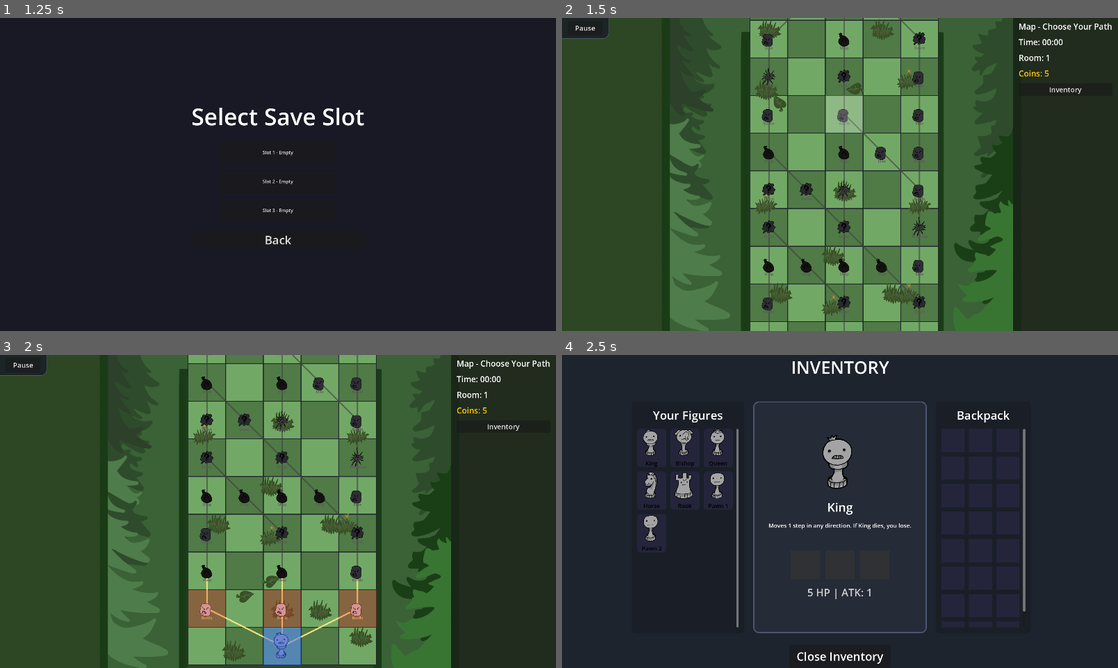
Above: before the commit, frames 1-4 (two rows, left to right).
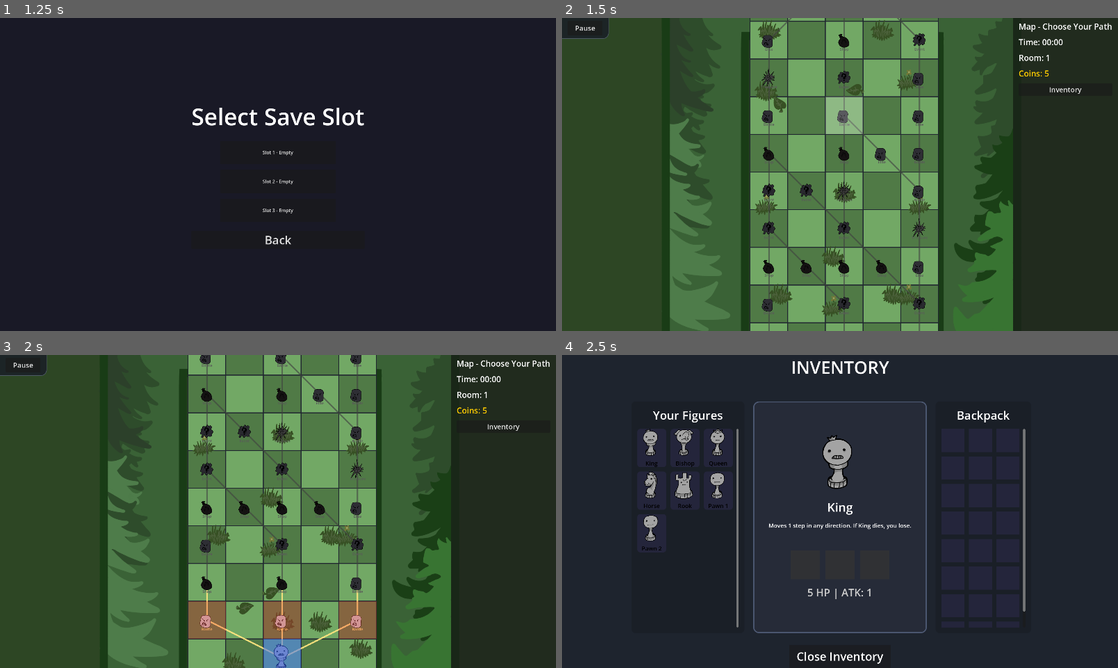
Above: after the commit, the same moments.

Repository: VAXVORTEX/Chessodd
Game: Godot game, scene res://Main.tscn
The game is run twice, just before and just after one commit, with the same random seed, the same clock (stepped at 60 frames per second) and the same inputs.
Inputs:
- Up to frame 1 (1.25 s): click "Play" at 0.5 s
- Up to frame 2 (1.5 s): click "Slot 1 - Empty" at 1.25 s
- Up to frame 3 (2 s): no input
- Up to frame 4 (2.5 s): click "Inventory" at 2 s

Frame 1 is identical in both runs. In frame 2, 3.5% of the frame differs, in the area x 33-68%, y 0-98%; in frame 3, 16%, in the area x 33-68%, y 0-100%; in frame 4, nothing differs.

Commit message:
feat: inventory bench system and fix shop spawn logic

Diff:
--- a/Main.gd
+++ b/Main.gd
@@ -5,7 +5,7 @@
 @export var CELL_SPACING: Vector2 = Vector2(4, 4)
 const COLS = 5
 const ROWS = 8
-var BOARD_OFFSET: Vector2 = Vector2(650, 60)
+var BOARD_OFFSET: Vector2 = Vector2(650, 20)
 
 enum PieceType { PAWN, KNIGHT, BISHOP, KING, ROCK, POOP, ROOK, QUEEN, SPIKED_PAWN, EVIL_EYE, BOSS_DEADKING, BOSS_HEAD, BOSS_BODY, BOMB_BARREL, TELEPAWN, NIGHTMARE_PAWN, CHECKER, BLOOD_QUEEN, TICK, FIGURECATCHER, BEAR, FUNGUS, SPORE, WOLF }
 enum GameState { PLAYING, SHOP, TARGETING_SACRIFICE, TARGETING_DARK_MIRROR, TARGETING_HAND, MAP, TARGETING_BLOOD_KNIFE, TARGETING_TORCH, TARGETING_FINGER, MAIN_MENU, SAVE_SELECTION }
@@ -709,9 +709,66 @@
 		)
 		container.add_child(tex_rect)
 
+func populate_roster_container(container: Control, list: Array):
+	for child in container.get_children():
+		child.queue_free()
+
+	var unbenched_count = 0
+	for p in list:
+		if is_instance_valid(p) and not p.get_meta("is_benched"):
+			unbenched_count += 1
+
+	for p in list:
+		if not is_instance_valid(p): continue
+
+		var panel = PanelContainer.new()
+		panel.custom_minimum_size = Vector2(64, 84)
+
+		var style = StyleBoxFlat.new()
+		var is_benched = p.get_meta("is_benched")
+		style.bg_color = Color(1.0, 0.2, 0.2, 0.8) if is_benched else Color(0.2, 1.0, 0.2, 0.8)
+		style.set_corner_radius_all(10)
+		panel.add_theme_stylebox_override("panel", style)
+
+		var btn = TextureButton.new()
+		btn.custom_minimum_size = Vector2(64, 64)
+		btn.texture_normal = p.texture
+		btn.stretch_mode = TextureButton.STRETCH_KEEP_ASPECT_CENTERED
+
+		var sf = min(64.0 / p.texture.get_width(), 64.0 / p.texture.get_height()) if p.texture else 1.0
+		# Wait TextureButton ignores scale but stretch mode handles it!
+		btn.ignore_texture_size = true
+
+		btn.pressed.connect(func():
+			if p.piece_type == PieceType.KING: return # King cannot be benched
+			var currently_benched = p.get_meta("is_benched")
+			if currently_benched and unbenched_count >= 15:
+				return # Cannot unbench if full
+
+			p.set_meta("is_benched", not currently_benched)
+			if not currently_benched:
+				p.remove_meta("start_pos") # Need new pos when unbenched
+			update_graveyard_ui()
+		)
+
+		panel.add_child(btn)
+
+		var lbl = Label.new()
+		lbl.text = "Lvl " + str(p.level)
+		lbl.set("theme_override_font_sizes/font_size", 12)
+		lbl.set("theme_override_colors/font_color", Color.WHITE)
+		lbl.set("theme_override_colors/font_outline_color", Color.BLACK)
+		lbl.set("theme_override_constants/outline_size", 2)
+		lbl.horizontal_alignment = HORIZONTAL_ALIGNMENT_CENTER
+		lbl.position = Vector2(0, 66)
+		lbl.size = Vector2(64, 18)
+		panel.add_child(lbl)
+
+		container.add_child(panel)
+
 func update_graveyard_ui():
 	if graveyard_container:
-		populate_gy_container(graveyard_container, graveyard)
+		populate_roster_container(graveyard_container, player_pawns)
 	if enemy_graveyard_container:
 		populate_gy_container(enemy_graveyard_container, enemy_graveyard)
 	if graveyard_panel:
@@ -1836,7 +1893,7 @@
 
 					var lbl = Label.new()
 					lbl.text = st.text
-					lbl.set("theme_override_font_sizes/font_size", 16)
+					lbl.set("theme_override_font_sizes/font_size", 12)
 
 					var hbox = HBoxContainer.new()
 					hbox.add_child(tex_rect)
@@ -2073,7 +2130,7 @@
 			var info = Label.new()
 			info.text = type_name + "\n$" + str(cost)
 			info.set("theme_override_colors/font_color", Color.WHITE)
-			info.set("theme_override_font_sizes/font_size", 16)
+			info.set("theme_override_font_sizes/font_size", 12)
 			info.horizontal_alignment = HORIZONTAL_ALIGNMENT_CENTER
 			inner.add_child(info)
 
@@ -2101,7 +2158,7 @@
 			var info = Label.new()
 			info.text = it.replace("_", " ").capitalize() + "\n$" + str(cost)
 			info.set("theme_override_colors/font_color", Color.WHITE)
-			info.set("theme_override_font_sizes/font_size", 16)
+			info.set("theme_override_font_sizes/font_size", 12)
 			info.horizontal_alignment = HORIZONTAL_ALIGNMENT_CENTER
 			inner.add_child(info)
 
@@ -2126,17 +2183,44 @@
 			unassigned_items.append(type)
 		else:
 			var empty_spots = []
+			var claimed = []
+			var unbenched_count = 0
+			for p in player_pawns:
+				if is_instance_valid(p):
+					if not p.get_meta("is_benched"):
+						unbenched_count += 1
+					if p.has_meta("start_pos"):
+						claimed.append(p.get_meta("start_pos"))
+
 			for x in range(COLS):
-				for y in range(ROWS-2, ROWS):
-					if not board.has(Vector2(x, y)):
-						empty_spots.append(Vector2(x, y))
-			if empty_spots.is_empty(): return
+				for y in range(ROWS-3, ROWS):
+					var s = Vector2(x, y)
+					if not s in claimed:
+						empty_spots.append(s)
+
+			var is_full = unbenched_count >= 15
+			# We don't return if empty, we just bench it!
 			coins -= cost
 			update_ui()
 			btn.disabled = true
 			btn.text = "Sold"
-			var spot = empty_spots[randi() % empty_spots.size()]
-			EnemySpawner.spawn_piece(self, spot.x, spot.y, true, type)
+			var spot = Vector2(-1, -1)
+			if not empty_spots.is_empty():
+				spot = empty_spots[randi() % empty_spots.size()]
+
+			var p = EnemySpawner.spawn_piece(self, spot.x, spot.y, true, type)
+			if state == GameState.MAP:
+				p.hide()
+
+			if is_full or empty_spots.is_empty():
+				p.set_meta("is_benched", true)
+				p.remove_meta("start_pos")
+				if board.has(spot) and board[spot] == p: board.erase(spot)
+			else:
+				p.set_meta("is_benched", false)
+				p.set_meta("start_pos", spot)
+
+			update_graveyard_ui()
 
 func start_next_level(node_info):
 	level = node_info.floor + 1
@@ -2187,18 +2271,18 @@
 
 	var empty_player_spots = []
 	for x in range(COLS):
-		for y in range(ROWS-2, ROWS):
+		for y in range(ROWS-3, ROWS):
 			empty_player_spots.append(Vector2(x, y))
 
-	# Remove spots that are claimed by surviving pieces
 	var claimed_spots = []
 	for p in p_pieces:
+		if p.get_meta("is_benched"): continue
+
 		if p.has_meta("start_pos"):
 			var sp = p.get_meta("start_pos")
-			if sp.y >= ROWS - 2:
+			if sp.y >= ROWS - 3:
 				claimed_spots.append(sp)
 			else:
-				# Invalid start pos (spawned mid combat), remove it so it gets a valid one
 				p.remove_meta("start_pos")
 
 	empty_player_spots = empty_player_spots.filter(func(s): return not s in claimed_spots)
--- a/scripts/UIBuilder.gd
+++ b/scripts/UIBuilder.gd
@@ -813,8 +813,9 @@
 	gy_margin.add_theme_constant_override("margin_left", 8)
 	gy_margin.add_theme_constant_override("margin_right", 8)
 	gy_scroll.add_child(gy_margin)
-	main.graveyard_container = HBoxContainer.new()
-	main.graveyard_container.add_theme_constant_override("separation", -60)
+	main.graveyard_container = HFlowContainer.new()
+	main.graveyard_container.add_theme_constant_override("h_separation", 10)
+	main.graveyard_container.add_theme_constant_override("v_separation", 10)
 	gy_margin.add_child(main.graveyard_container)
 
 	main.ui_layer.move_child(hud_panel, -1)
